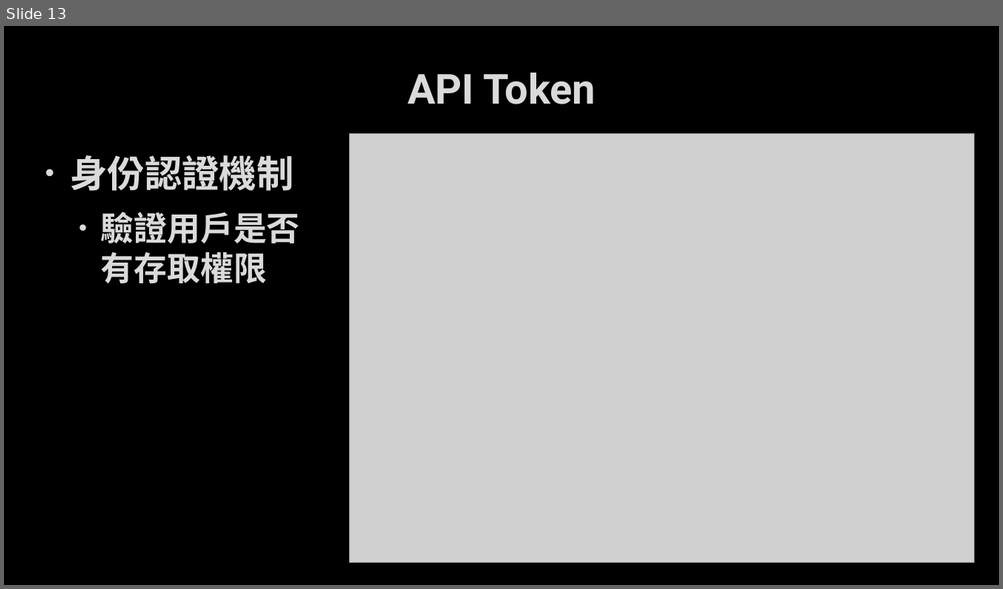
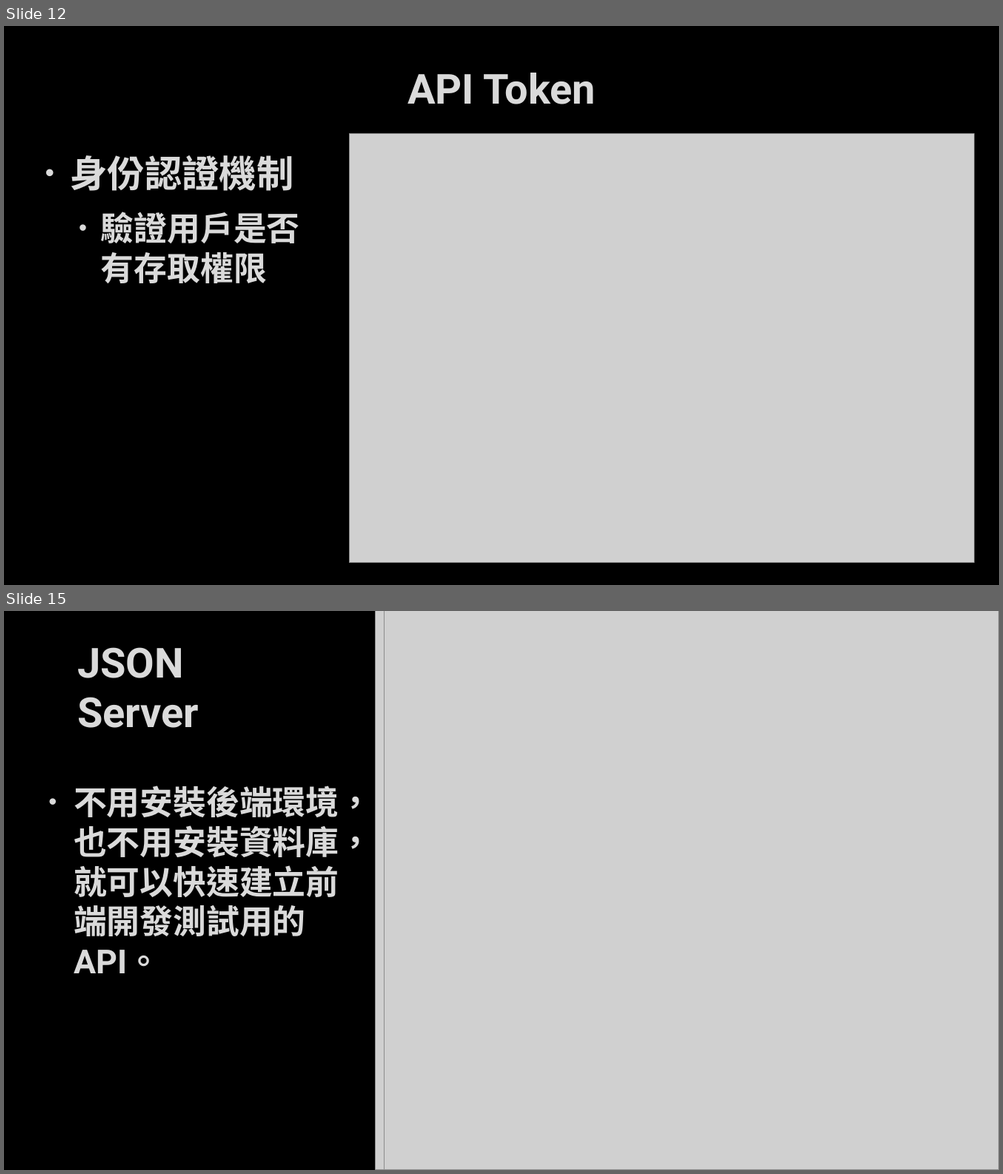
Before and after one commit to toumei/1071-database-G13, a slide deck: G13/G13-學生宿舍網路維修管理系統.pptx. Shown one above the other, each under a label of ours: slide 13 before the commit, slides 12 and 15 after it; the slides between them are not shown. The pictures are 1003x589 and 1003x1174 pixels, drawn with LibreOffice and Linux fonts; fonts in the diff are those of the drawing; grey boxes stand for pictures; background and template pictures are left out. Boxes give left, top, right and bottom in pixels: in the first picture for what was removed or moved away, otherwise in the second. Text is boxed around its words. In the diff, an @@ line names an element or a change of style, - is before the commit and + after.

```diff
--- a/G13/G13-學生宿舍網路維修管理系統.pptx
+++ b/G13/G13-學生宿舍網路維修管理系統.pptx
@@ slide 15 added at (4, 611, 999, 1170), background picture (left out) @@
@@ picture added at (375, 611, 999, 1170) @@
@@ picture added at (384, 611, 999, 1170) @@
@@ title added at (77, 647, 199, 728), 40 pt, text #DADADA, bold @@
+JSON Server
@@ text added at (74, 786, 372, 974), 32 pt, text #DADADA, bold @@
+• 不用安裝後端環境，也不用安裝資料庫，就可以快速建立前端開發測試用的 API。
@@ what was slide 13 is now slide 12 @@
```
Also in this commit, not shown: 6 slides changed, 2 other slides added, 2 slides removed, 3 other files.
